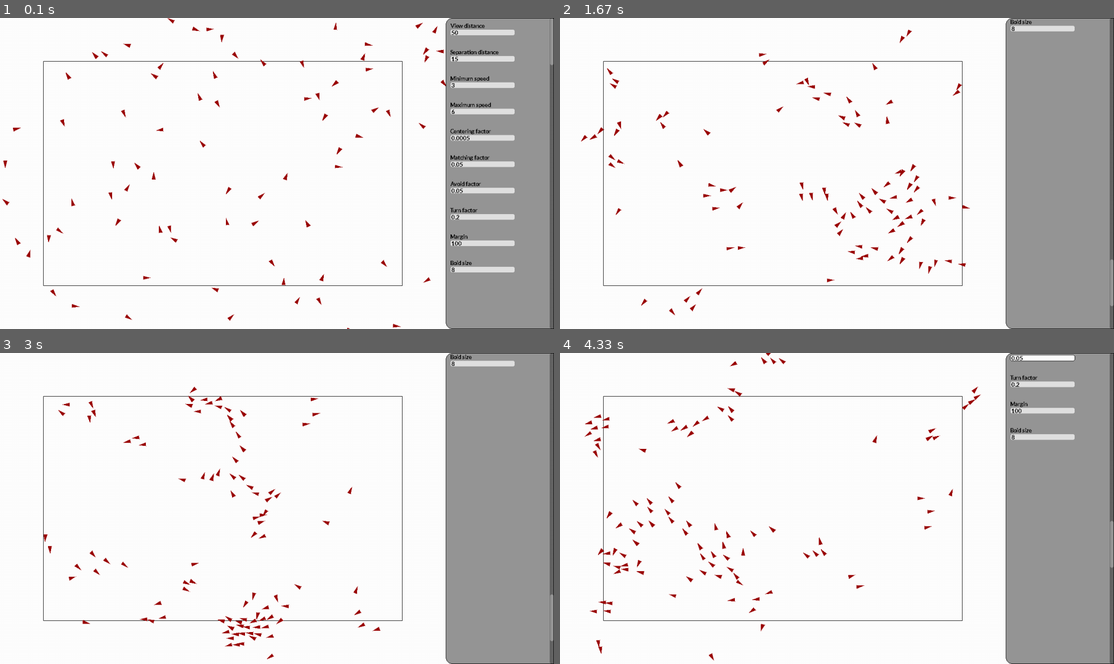
Above: before the commit, frames 1-4 (two rows, left to right).
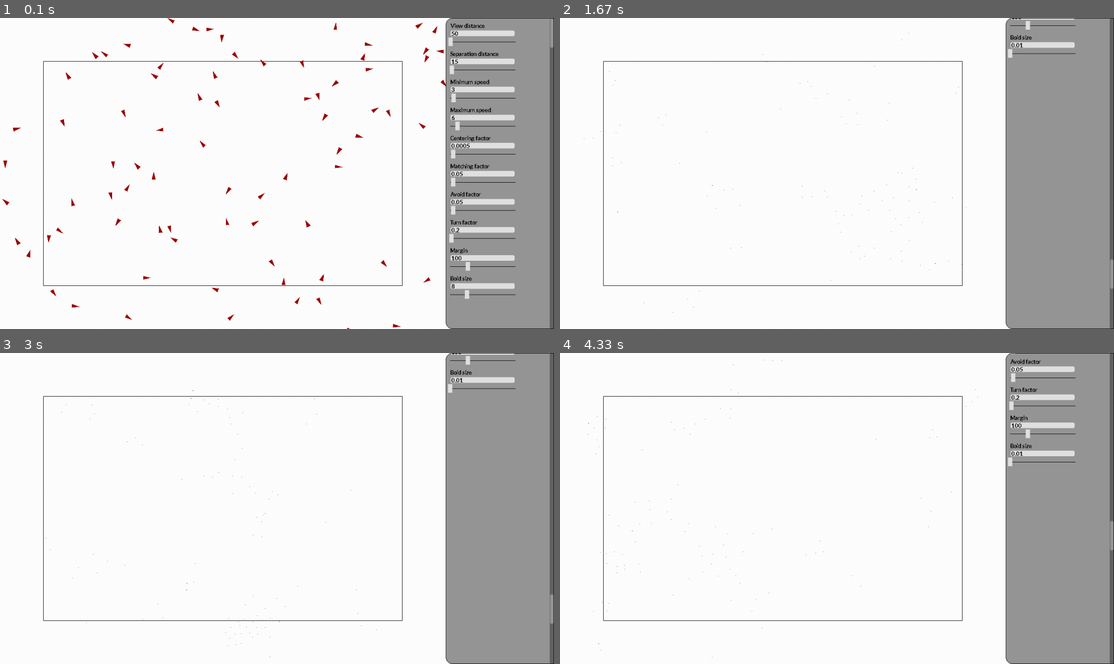
Above: after the commit, the same moments.

Repository: Peter-Vanderhyde/Boid-Simulation
Game: pygame game, started from main.py
Same seed, same stepped clock (60 frames per second), same inputs: the game is played once before the commit and once after it.
Inputs (mouse positions are in pixels of both pictures, inside the frame that each line leads up to):
- Up to frame 1 (0.1 s): no input
- Up to frame 2 (1.67 s): press the mouse at (1041, 294) at 0.37 s; move the mouse to (1003, 185) at 0.47 s; release the mouse at (958, 77) at 0.6 s; press the mouse at (1113, 33) at 0.7 s; move the mouse to (881, 49) at 0.8 s; release the mouse at (654, 61) at 0.93 s; press the mouse at (1041, 198) at 1.03 s; move the mouse to (1008, 210) at 1.13 s; release the mouse at (981, 223) at 1.27 s; press the mouse at (1113, 61) at 1.37 s; move the mouse to (914, 167) at 1.47 s; release the mouse at (715, 273) at 1.6 s
- Up to frame 3 (3 s): press the mouse at (481, 377) at 1.7 s; move the mouse to (304, 468) at 1.8 s; release the mouse at (121, 558) at 1.93 s; press the mouse at (481, 377) at 2.03 s; move the mouse to (481, 384) at 2.13 s; release the mouse at (481, 390) at 2.27 s; press the mouse at (481, 353) at 2.37 s; move the mouse to (365, 371) at 2.47 s; release the mouse at (249, 390) at 2.6 s; press the mouse at (481, 387) at 2.7 s; move the mouse to (448, 405) at 2.8 s; release the mouse at (415, 421) at 2.93 s
- Up to frame 4 (4.33 s): press the mouse at (1041, 377) at 3.03 s; move the mouse to (958, 433) at 3.13 s; release the mouse at (881, 489) at 3.27 s; press the mouse at (1113, 608) at 3.37 s; move the mouse to (1008, 573) at 3.47 s; release the mouse at (903, 536) at 3.6 s; press the mouse at (1041, 359) at 3.7 s; move the mouse to (947, 489) at 3.8 s; release the mouse at (848, 620) at 3.93 s; press the mouse at (1041, 359) at 4.03 s; move the mouse to (1036, 377) at 4.13 s; release the mouse at (1030, 393) at 4.27 s

The runs differ from the first frame. In frame 1, 4.7% of the frame differs, in the area x 80-100%, y 3-91%; in frame 2, 1.8%; in frame 3, 1.8%; in frame 4, 3.3%.

Commit message:
Sliders now work

Diff:
--- a/gui.py
+++ b/gui.py
@@ -80,6 +80,8 @@
         else:
             self.set_value(str(setting['value']))
 
+        self.parent.slider.set_value(setting['value'])
+
     def check_typing_event(self, event):
         """This will edit the value based on values typed."""
 
@@ -118,6 +120,45 @@
             pygame.draw.rect(screen, (0, 0, 0), rect, 1, border_radius=5)
 
         self.text.draw(screen, Vector(offset.x + 3, offset.y))
+
+
+class Slider:
+    def __init__(self, parent, value, min_val, max_val, width, height, top_left):
+        self.parent = parent
+        self.value = value
+        self.min_val = min_val
+        self.max_val = max_val
+        self.width = width
+        self.height = height
+        self.top_left = top_left
+        self.rect = Rect(top_left.x, top_left.y, width, height)
+        self.ratio = self.get_ratio()
+
+    def get_ratio(self):
+        val_range = self.max_val - self.min_val
+        ratio = self.width / val_range
+        return ratio
+
+    def set_value(self, value):
+        value = min(self.max_val, max(self.min_val, value))
+        self.value = value
+
+    def apply_value(self, settings):
+        setting = settings[self.parent.name]
+        setting['value'] = round(self.value, 3)
+        self.parent.textbox.set_value(str(setting['value']))
+
+    def update_pos(self, pos):
+        x_pos = max(self.rect.left, min(self.rect.right, pos[0]))
+        x_length = x_pos - self.rect.left
+        value = x_length / self.ratio
+        self.set_value(value)
+
+    def draw(self, screen, offset=Vector(0, 0)):
+        rect = get_offset_rect(self.rect, offset)
+        pygame.draw.line(screen, (0, 0, 0), rect.midleft, rect.midright)
+        x_pos = rect.left + (self.value - self.min_val) * self.ratio
+        pygame.draw.rect(screen, (225, 225, 225), (x_pos - 5, rect.top, 10, self.height))
 
 
 class Property:
@@ -130,10 +171,12 @@
         self.top_left = top_left
         self.title = None
         self.textbox = None
+        self.slider = None
         self.create_title(top_left)
-        self.create_textbox(top_left + Vector(0, self.title.rect.height))
+        self.create_textbox(top_left + Vector(0, self.title.rect.height + 2))
+        self.create_slider(top_left + Vector(0, self.title.rect.height + self.textbox.rect.height + 4))
         prop_y_margins = 15
-        self.height = prop_y_margins * 2 + self.title.rect.height + self.textbox.rect.height
+        self.height = prop_y_margins * 2 + self.title.rect.height + self.textbox.rect.height + 4
 
     def create_title(self, top_left):
         title = Text(self, self.name.capitalize(), self.font_name, 15, (0, 0, 0), top_left)
@@ -143,9 +186,14 @@
         textbox = TextBox(self, str(self.value), self.font_name, 150, 15, top_left)
         self.textbox = textbox
 
+    def create_slider(self, top_left):
+        slider = Slider(self, self.value, self.min_value, self.max_value, 150, 20, top_left)
+        self.slider = slider
+
     def draw(self, screen, offset_y):
         self.title.draw(screen, Vector(0, offset_y))
         self.textbox.draw(screen, Vector(0, offset_y))
+        self.slider.draw(screen, Vector(0, offset_y))
 
 
 class Sidebar:
@@ -166,6 +214,8 @@
         self.bar_rect = pygame.Rect(self.s_width - 10, 0, 10, self.bar_height)
         self.last_scroll_pos = None
         self.selected_textbox = None
+        self.selected_slider = None
+        self.last_slider_pos = None
 
     def calculate_scrollbar_props(self):
         full_height = self.rect.height
@@ -235,6 +285,7 @@
                     self.last_scroll_pos = None
 
                 self.selected_textbox = None
+                self.selected_slider = None
                 for prop in self.properties:
                     if get_offset_rect(prop.textbox.rect, Vector(0, self.scroll_y)).collidepoint(mouse_pos):
                         self.selected_textbox = prop.textbox
@@ -243,6 +294,11 @@
                         else:
                             prop.textbox.selected = True
                             prop.textbox.highlighted = True
+                    elif get_offset_rect(prop.slider.rect, Vector(0, self.scroll_y)).collidepoint(mouse_pos):
+                        prop.textbox.selected = False
+                        prop.textbox.highlighted = False
+                        self.selected_slider = prop.slider
+                        self.last_slider_pos = mouse_pos
                     else:
                         if prop.textbox.selected:
                             prop.textbox.apply_value(self.settings)
@@ -252,12 +308,21 @@
 
         elif event.type == MOUSEBUTTONUP:
             self.last_scroll_pos = None
+            self.selected_slider = None
+
+        elif event.type == MOUSEMOTION:
+            if self.selected_slider:
+                self.selected_slider.update_pos(pygame.mouse.get_pos())
+                self.selected_slider.apply_value(self.settings)
 
         elif event.type == KEYDOWN:
-            if event.key == K_RETURN:
-                if self.selected_textbox != None:
+            if self.selected_textbox != None:
+                if event.key == K_RETURN:
                     self.selected_textbox.apply_value(self.settings)
                     self.selected_textbox.highlighted = False
-
-            if self.selected_textbox != None:
-                self.selected_textbox.check_typing_event(event)
+                    self.selected_textbox.selected = False
+                    self.selected_textbox = None
+                elif event.key == K_RIGHT:
+                    self.selected_textbox.highlighted = False
+                else:
+                    self.selected_textbox.check_typing_event(event)
--- a/main.py
+++ b/main.py
@@ -61,6 +61,8 @@
     }
 }
 
+default_settings = settings.copy()
+
 def get_random_direction():
     x, y = 0, 0
     while x == 0 and y == 0:
